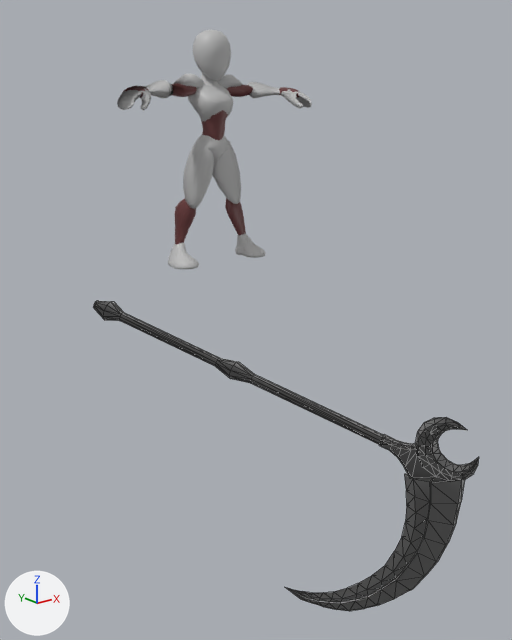
An edit to the FBX model Assets/Animation/CharacterAnimations/HorsemanDeath_Animation_Hit.fbx, drawn before and after from the same camera.
One viewpoint serves both versions: a 50 mm camera at (-3.34, -4.74, 1.27) aimed at (-0.49, -1.17, -0.15). Lighting does not change. The marker at lower left points along +X, +Y and +Z. Mesh edges are drawn as thin lines on the coarser meshes. Where no turn or scale is listed for an object, it has been applied to the vertices.

Names of what the first picture shows: 'Scythe', 'base_mesh'.
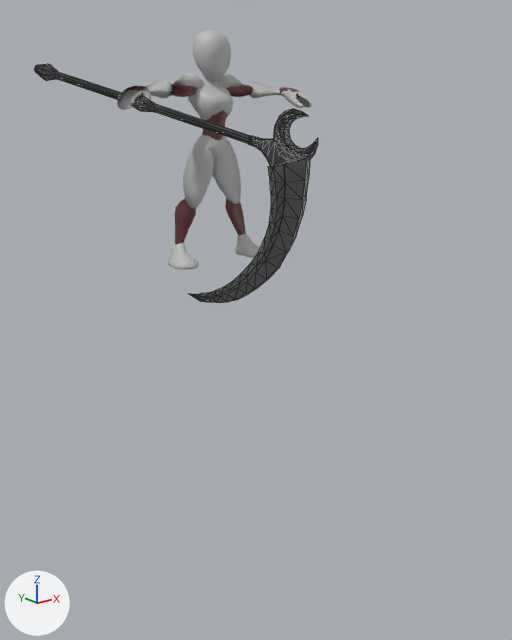
Location of each change, [x1, y1, x2, y2] in pixels of the pictures (512 x 640 px):
'Scythe', moved
    before: [93, 301, 479, 611]
    after: [34, 64, 318, 303]

The change, as a diff of the scene's bpy script:
```diff
--- a/Assets/Animation/CharacterAnimations/HorsemanDeath_Animation_Hit.fbx.py
+++ b/Assets/Animation/CharacterAnimations/HorsemanDeath_Animation_Hit.fbx.py
@@ ob_scythe @@
 ob_scythe = bpy.data.objects.new('Scythe', me_mesh_001)
-ob_scythe.location = (-0.755, -0.148, 1.252)
+ob_scythe.location = (-0.334, 1.456, 2.641)
```
